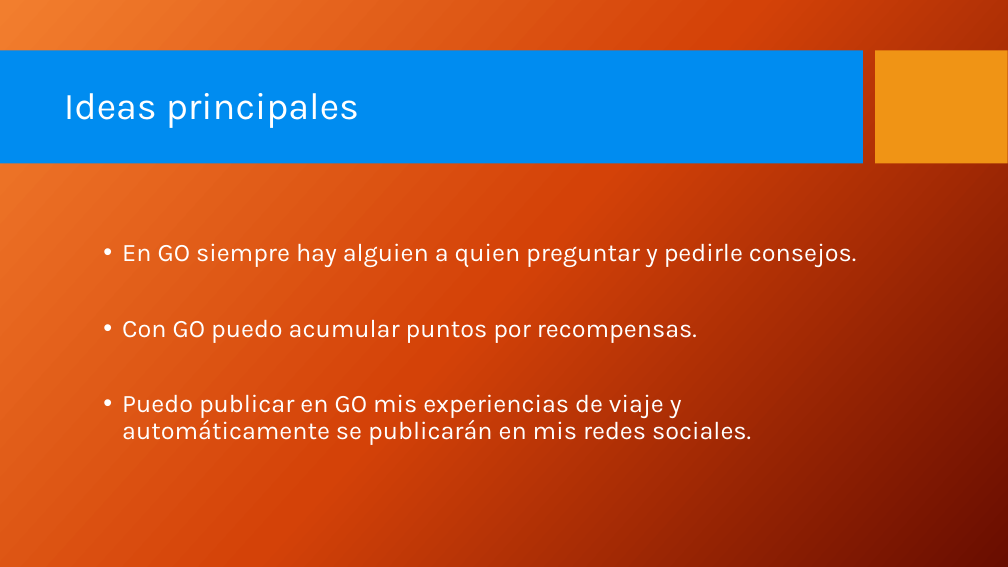
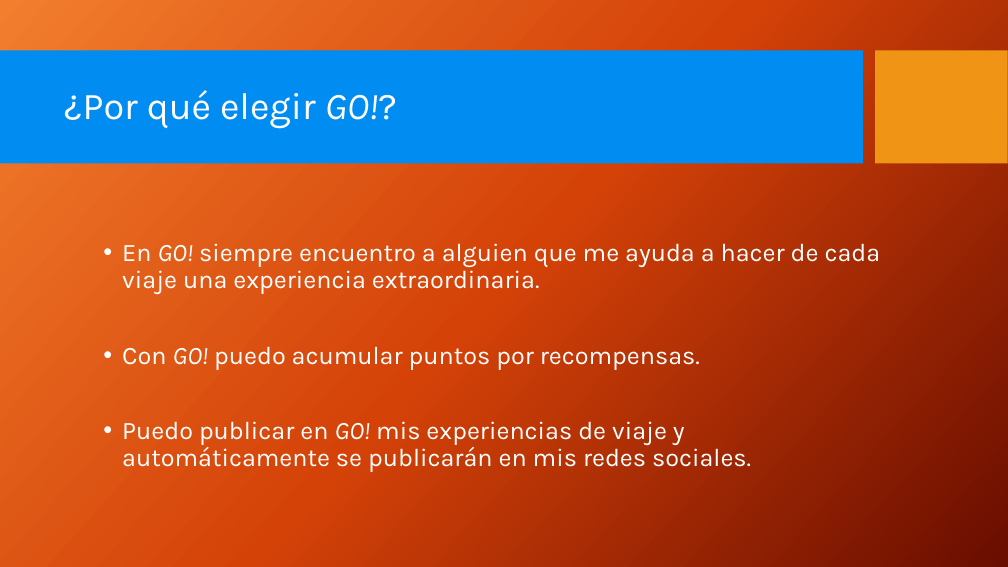
Before and after one commit to Auryn8/go-red, a slide deck: slide 14 of GO_presentacion.pptx. Drawn at 1008x567 pixels with LibreOffice and Linux fonts; fonts in the diff are those of the drawing; background and template pictures are left out. Boxes give left, top, right and bottom in pixels: in the first picture for what was removed or moved away, otherwise in the second. Text is boxed around its words. In the diff, an @@ line names an element or a change of style, - is before the commit and + after.

```diff
--- a/GO_presentacion.pptx
+++ b/GO_presentacion.pptx
@@ title at bbox=[64, 90, 397, 128]: text changed @@
-Ideas principales
+¿Por qué elegir GO!?
@@ text at bbox=[122, 243, 881, 472]: text changed @@
-• En GO siempre hay alguien a quien preguntar y pedirle consejos.
-• Con GO puedo acumular puntos por recompensas.
-• Puedo publicar en GO mis experiencias de viaje y automáticamente se publicarán en mis redes sociales.
+• En GO! siempre encuentro a alguien que me ayuda a hacer de cada viaje una experiencia extraordinaria.
+• Con GO! puedo acumular puntos por recompensas.
+• Puedo publicar en GO! mis experiencias de viaje y automáticamente se publicarán en mis redes sociales.
```
Also in this commit, not shown: 6 other slides changed.
